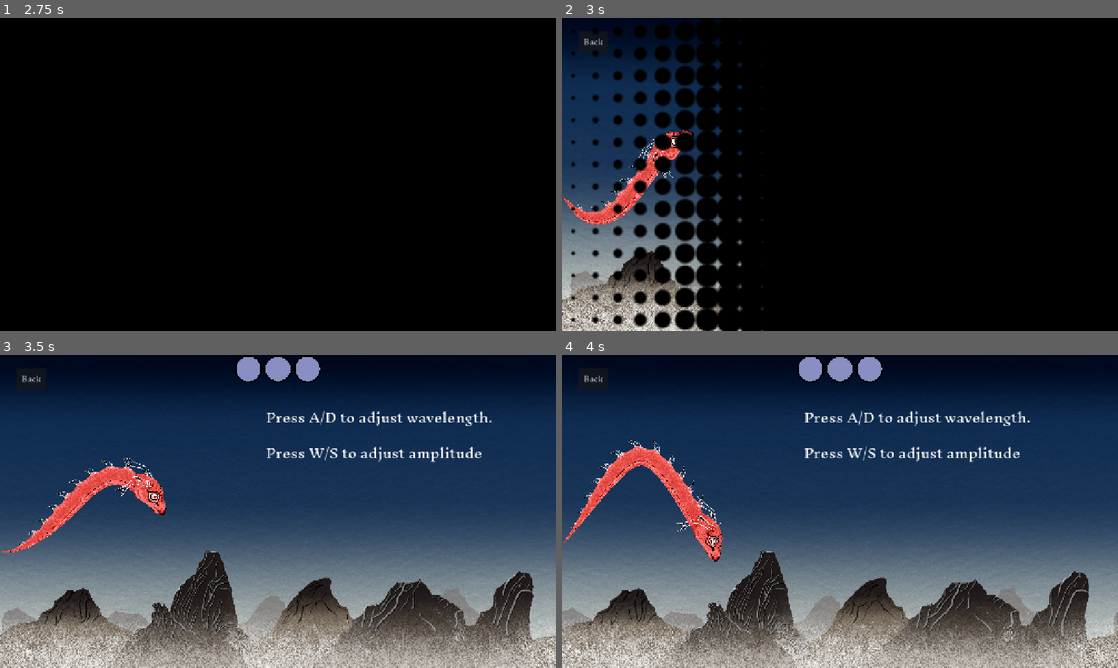
Above: before the commit, frames 1-4 (two rows, left to right).
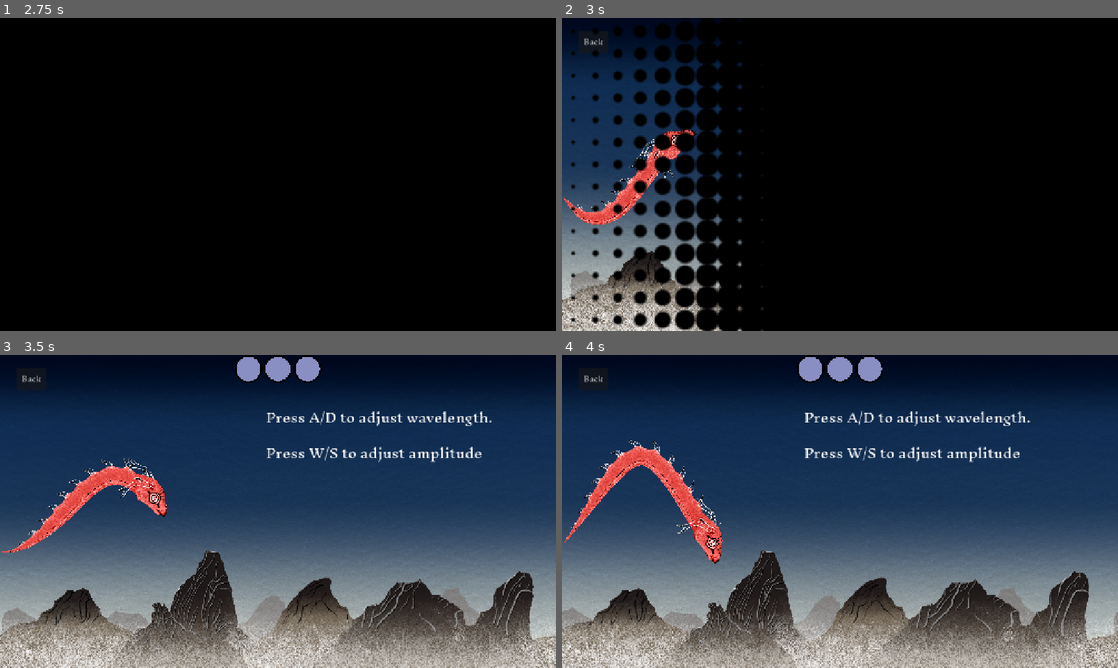
Above: after the commit, the same moments.

Repository: amap1380/waves
Game: Godot game, scene res://scenes/level_select.tscn
The game is run twice, just before and just after one commit, with the same random seed, the same clock (stepped at 60 frames per second) and the same inputs.
Inputs:
- Up to frame 1 (2.75 s): click "1" at 0.5 s; tap Enter (ui_accept) at 1.25, 1.52, 2, 2.27 s; hold D (right) 1.28-2.03 s; hold Down (down) from 2.03 s (still down)
- Up to frame 2 (3 s): tap A (left) at 2.75 s; release Down (down) at 2.78 s; hold D (right) from 2.78 s (still down)
- Up to frame 3 (3.5 s): keep holding D (right)
- Up to frame 4 (4 s): tap A (left) at 3.5 s; release D (right) at 3.53 s; hold Up (up) from 3.53 s (still down); tap Enter (ui_accept) at 3.77 s

Frame 1 is identical in both runs. In frame 2, 0.3% of the frame differs, in the area x 13-25%, y 35-52%; in frame 3, 0.4%; in frame 4, 0.5%, in the area x 20-29%, y 45-67%.

Commit message:
replace green eyes and red eyes and made head node child of sine node

Diff:
--- a/scenes/green_star.tscn
+++ b/scenes/green_star.tscn
@@ -6,7 +6,7 @@
 [node name="GreenStar" instance=ExtResource("1_vsx6j")]
 script = ExtResource("2_8bl1u")
 speed = 100.0
-score = -1
+score = 1
 
 [node name="PointLight2D" parent="." index="2"]
 color = Color(0, 1, 0, 1)
--- a/scenes/levels/level_1.tscn
+++ b/scenes/levels/level_1.tscn
@@ -1,7 +1,7 @@
 [gd_scene load_steps=6 format=3 uid="uid://1huttcjrnc0v"]
 
 [ext_resource type="Script" uid="uid://c23nwx3sr4m8" path="res://scripts/level.gd" id="1_6761a"]
-[ext_resource type="PackedScene" uid="uid://bgvfnquovx67t" path="res://scenes/red_star.tscn" id="1_ksju7"]
+[ext_resource type="PackedScene" uid="uid://kg2q7m6ecsjj" path="res://scenes/green_star.tscn" id="1_ksju7"]
 [ext_resource type="Script" uid="uid://lpeicerbwwuf" path="res://scenes/levels/label.gd" id="2_6iamk"]
 [ext_resource type="Theme" uid="uid://b3akcc4smtgv" path="res://assets/bodyTextTheme.tres" id="2_x42e6"]
 [ext_resource type="PackedScene" uid="uid://cy8n4fc7c1qo0" path="res://scenes/finish_line.tscn" id="3_nsrm0"]
--- a/scenes/levels/level_2.tscn
+++ b/scenes/levels/level_2.tscn
@@ -1,6 +1,6 @@
 [gd_scene load_steps=6 format=3 uid="uid://blf0quosmi4tn"]
 
-[ext_resource type="PackedScene" uid="uid://bgvfnquovx67t" path="res://scenes/red_star.tscn" id="1_j2425"]
+[ext_resource type="PackedScene" uid="uid://kg2q7m6ecsjj" path="res://scenes/green_star.tscn" id="1_j2425"]
 [ext_resource type="Script" uid="uid://c23nwx3sr4m8" path="res://scripts/level.gd" id="1_l37oo"]
 [ext_resource type="Theme" uid="uid://b3akcc4smtgv" path="res://assets/bodyTextTheme.tres" id="2_fiq81"]
 [ext_resource type="Script" uid="uid://lpeicerbwwuf" path="res://scenes/levels/label.gd" id="2_g2h2n"]
--- a/scenes/levels/level_3.tscn
+++ b/scenes/levels/level_3.tscn
@@ -1,7 +1,7 @@
 [gd_scene load_steps=6 format=3 uid="uid://cru04owp0njly"]
 
 [ext_resource type="Script" uid="uid://c23nwx3sr4m8" path="res://scripts/level.gd" id="1_fmg3e"]
-[ext_resource type="PackedScene" uid="uid://kg2q7m6ecsjj" path="res://scenes/green_star.tscn" id="1_o8c3j"]
+[ext_resource type="PackedScene" uid="uid://bgvfnquovx67t" path="res://scenes/red_star.tscn" id="1_o8c3j"]
 [ext_resource type="Theme" uid="uid://b3akcc4smtgv" path="res://assets/bodyTextTheme.tres" id="2_0qepi"]
 [ext_resource type="Script" uid="uid://lpeicerbwwuf" path="res://scenes/levels/label.gd" id="2_44gv1"]
 [ext_resource type="PackedScene" uid="uid://cy8n4fc7c1qo0" path="res://scenes/finish_line.tscn" id="3_0ljxa"]
--- a/scenes/levels/level_4.tscn
+++ b/scenes/levels/level_4.tscn
@@ -1,7 +1,7 @@
 [gd_scene load_steps=8 format=3 uid="uid://bhhb7gulbs6ca"]
 
-[ext_resource type="PackedScene" uid="uid://bgvfnquovx67t" path="res://scenes/red_star.tscn" id="1_5vn0v"]
-[ext_resource type="PackedScene" uid="uid://kg2q7m6ecsjj" path="res://scenes/green_star.tscn" id="1_06474"]
+[ext_resource type="PackedScene" uid="uid://kg2q7m6ecsjj" path="res://scenes/green_star.tscn" id="1_5vn0v"]
+[ext_resource type="PackedScene" uid="uid://bgvfnquovx67t" path="res://scenes/red_star.tscn" id="1_06474"]
 [ext_resource type="Script" uid="uid://c23nwx3sr4m8" path="res://scripts/level.gd" id="1_ts8eg"]
 [ext_resource type="Theme" uid="uid://b3akcc4smtgv" path="res://assets/bodyTextTheme.tres" id="2_ogj6a"]
 [ext_resource type="Script" uid="uid://lpeicerbwwuf" path="res://scenes/levels/label.gd" id="3_anwe6"]
--- a/scenes/main.tscn
+++ b/scenes/main.tscn
@@ -57,8 +57,8 @@
 [node name="SineWave" parent="." instance=ExtResource("2_tbgi4")]
 position = Vector2(0, 360)
 
-[node name="Head" parent="." instance=ExtResource("3_jyhfs")]
-position = Vector2(264, 166)
+[node name="Head" parent="SineWave" instance=ExtResource("3_jyhfs")]
+position = Vector2(264, -194)
 
 [node name="Parallax2D" type="Parallax2D" parent="."]
 repeat_size = Vector2(1980, 0)
@@ -179,6 +179,6 @@
 [node name="DayNightCycleShader" parent="." instance=ExtResource("26_2wyq8")]
 visible = false
 
-[connection signal="devoured" from="Head" to="." method="_on_head_devoured"]
+[connection signal="devoured" from="SineWave/Head" to="." method="_on_head_devoured"]
 [connection signal="pressed" from="HUD/Button" to="." method="_on_button_pressed"]
 [connection signal="timeout" from="SpawnTimer" to="." method="_on_spawn_timer_timeout"]
--- a/scenes/red_star.tscn
+++ b/scenes/red_star.tscn
@@ -7,7 +7,7 @@
 [node name="RedStar" instance=ExtResource("1_dxred")]
 script = ExtResource("2_330hb")
 speed = 100.0
-score = 1
+score = -1
 
 [node name="PointLight2D" parent="." index="2"]
 color = Color(1, 0, 0, 1)
--- a/scenes/sine_wave.tscn
+++ b/scenes/sine_wave.tscn
@@ -1,20 +1,8 @@
-[gd_scene load_steps=9 format=3 uid="uid://cepq1jsbyexcn"]
+[gd_scene load_steps=6 format=3 uid="uid://cepq1jsbyexcn"]
 
 [ext_resource type="Script" uid="uid://i87yldivj2r8" path="res://scripts/sine_wave.gd" id="1_gfbow"]
 [ext_resource type="Texture2D" uid="uid://c87uf6oh7ovb4" path="res://assets/dragontileRed.png" id="2_eijrl"]
 [ext_resource type="Texture2D" uid="uid://dci5g0rvcux1x" path="res://assets/DragonSpineTexture.png" id="3_y67ed"]
-
-[sub_resource type="Gradient" id="Gradient_u5fxv"]
-offsets = PackedFloat32Array(0, 0.99656355, 1)
-colors = PackedColorArray(0, 1, 0.5500002, 1, 0, 1, 0.5500002, 1, 0, 0, 0, 1)
-
-[sub_resource type="Gradient" id="Gradient_eijrl"]
-offsets = PackedFloat32Array(0, 0.99312717, 1)
-colors = PackedColorArray(0.9333334, 0, 1, 1, 0.9333334, 0, 1, 1, 0, 0, 0, 1)
-
-[sub_resource type="Gradient" id="Gradient_y67ed"]
-offsets = PackedFloat32Array(0.0034364262, 0.97938144, 1)
-colors = PackedColorArray(0, 0.5, 1, 1, 0, 0.5, 1, 1, 0, 0, 0, 1)
 
 [sub_resource type="Curve" id="Curve_gfbow"]
 _data = [Vector2(0, 0), 0.0, 1.970297, 0, 1, Vector2(0.50753766, 1), 0.0, 0.0, 0, 0, Vector2(1, 1), 0.0, 0.0, 1, 0]
@@ -26,9 +14,6 @@
 
 [node name="SineWave" type="Node2D"]
 script = ExtResource("1_gfbow")
-gradient_1 = SubResource("Gradient_u5fxv")
-gradient_2 = SubResource("Gradient_eijrl")
-gradient_3 = SubResource("Gradient_y67ed")
 
 [node name="Body" type="Line2D" parent="."]
 texture_filter = 1
@@ -47,8 +32,3 @@
 texture_mode = 1
 joint_mode = 1
 antialiased = true
-
-[node name="PointLight2D" type="PointLight2D" parent="."]
-visible = false
-position = Vector2(0, 119.75)
-scale = Vector2(1, 240.5)
--- /dev/null
+++ b/scenes/tutorial.tscn
@@ -0,0 +1,18 @@
+[gd_scene load_steps=4 format=3 uid="uid://dwoxqk2pyg2sl"]
+
+[ext_resource type="PackedScene" uid="uid://cepq1jsbyexcn" path="res://scenes/sine_wave.tscn" id="1_8ho6b"]
+[ext_resource type="Script" uid="uid://ug6d5vumso04" path="res://scripts/tutorial.gd" id="1_ph3nu"]
+[ext_resource type="PackedScene" uid="uid://cd433od0xoqoc" path="res://scenes/head.tscn" id="2_ph3nu"]
+
+[node name="Tutorial" type="Node2D"]
+script = ExtResource("1_ph3nu")
+
+[node name="Camera2D" type="Camera2D" parent="."]
+offset = Vector2(640, 360)
+
+[node name="SineWave" parent="." instance=ExtResource("1_8ho6b")]
+position = Vector2(0, 360)
+speed = 2.0
+sine_speed = 0.0
+
+[node name="Head" parent="SineWave" instance=ExtResource("2_ph3nu")]
--- a/scripts/head.gd
+++ b/scripts/head.gd
@@ -5,6 +5,8 @@
 
 @onready var animation_player: AnimationPlayer = $AnimationPlayer
 
+func _process(delta: float) -> void:
+	pass
 
 func _on_area_entered(area: Area2D) -> void:
 	if area.is_in_group("Collectables") and area is Collectable:
--- a/scripts/main.gd
+++ b/scripts/main.gd
@@ -1,6 +1,6 @@
 extends Node2D
 
-@onready var head: Area2D = $Head
+@onready var head: Area2D = $SineWave/Head
 @onready var sine_wave: SineWave = $SineWave
 @onready var spawn_timer: Timer = $SpawnTimer
 @onready var camera_2d: Camera2D = $Camera2D
@@ -68,8 +68,7 @@
 	#var speed = arr[x_pos].distance_to(arr[x_pos + 1])
 	#x_pos += delta * 100.0 / speed
 	#x_pos = wrapf(x_pos, 0.0, get_viewport_rect().size.x)
-	head.global_position =  arr[-2] + sine_wave.global_position
-	head.look_at(arr[-1] + sine_wave.global_position)
+
 	for collectable: Collectable in get_tree().get_nodes_in_group("Collectables"):
 		if collectable.is_on_screen() :
 			if collectable.check_collision_with_wave(arr, sine_wave.global_position):
--- a/scripts/sine_wave.gd
+++ b/scripts/sine_wave.gd
@@ -3,6 +3,7 @@
 
 @onready var body: Line2D = $Body
 @onready var spikes: Line2D = $Spikes
+@onready var head: Head = $Head
 
 
 @export var amplitude = 100.0:
@@ -27,9 +28,9 @@
 			number_of_points = value
 			queue_redraw()
 
-@export var gradient_1: Gradient
-@export var gradient_2: Gradient
-@export var gradient_3: Gradient
+#@export var gradient_1: Gradient
+#@export var gradient_2: Gradient
+#@export var gradient_3: Gradient
 
 func _ready() -> void:
 	update_array()
@@ -55,6 +56,7 @@
 	frequency = lerpf(50.0, 200.0, ratio)
 	h += delta * sine_speed
 	wrapf(h,0, TAU)
+
 	#var energy = abs(amplitude)/200.0 * (1.0 - ratio)
 	# energy ranges
 	#if energy <= 0.3:
@@ -78,11 +80,14 @@
 	update_array()
 	body.points = arr
 	spikes.points = arr
+	head.global_position =  arr[-2] + global_position
+	head.look_at(arr[-1] + global_position)
 	queue_redraw()
 
 func _draw() -> void:
 	pass
 	#draw_polyline(arr, color, 8.0, true)
+
 
 
 func update_array():
@@ -92,6 +97,3 @@
 			i,
 			amplitude * sin((i / frequency) + h))
 		)
-
-func update_collision():
-	pass
